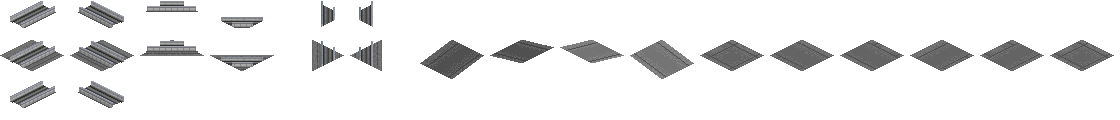
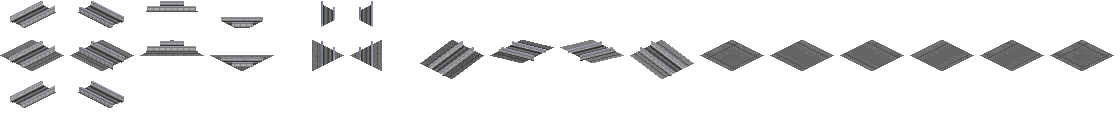
Layer changes from the first 1120×120 image to the second:
painted on "Layer 3" over [9, 41, 687, 76]
